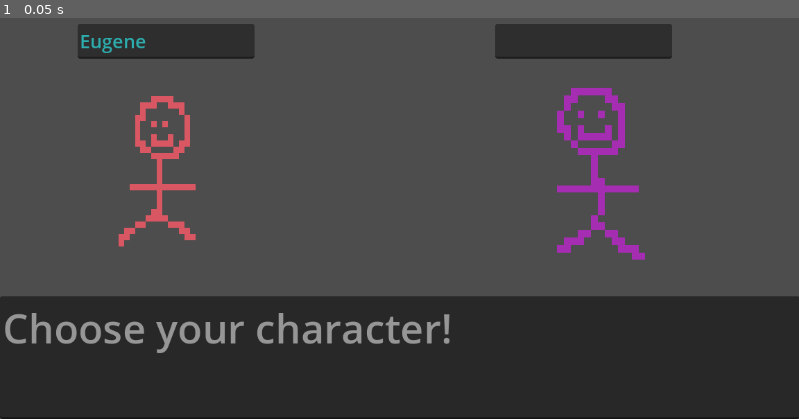
Above: before the commit, frame 1.
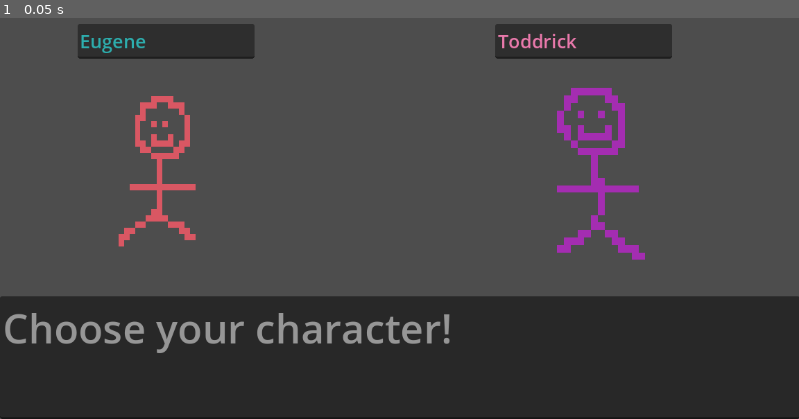
Above: after the commit, the same moment.

Repository: rebornrival/dateOrDieRemaster
Game: Godot game, scene res://scenes/character_select.tscn
The game is run twice, just before and just after one commit, with the same random seed, the same clock (stepped at 60 frames per second) and the same inputs. This scene is started directly instead of the project's main scene.
Inputs:
- Up to frame 1 (0.05 s): no input

The runs differ from the first frame. In frame 1, 0.2% of the frame differs, in the area x 62-73%, y 3-8%.

Commit message:
worked on some code for character select

Diff:
--- a/date-or-die-remaster/scenes/character_select.tscn
+++ b/date-or-die-remaster/scenes/character_select.tscn
@@ -1,9 +1,11 @@
-[gd_scene load_steps=3 format=3 uid="uid://bk1k0x2dcustc"]
+[gd_scene load_steps=4 format=3 uid="uid://bk1k0x2dcustc"]
 
+[ext_resource type="Script" uid="uid://c6s0xeckys0s" path="res://scripts/character_select.gd" id="1_bow2h"]
 [ext_resource type="Texture2D" uid="uid://djc4jndwo1c76" path="res://assets/toddrick.png" id="1_jgus3"]
 [ext_resource type="Texture2D" uid="uid://b8m551bieaiok" path="res://assets/eugene.png" id="2_bow2h"]
 
-[node name="Node2D" type="Node2D"]
+[node name="character_select" type="Node2D"]
+script = ExtResource("1_bow2h")
 
 [node name="TextEdit" type="TextEdit" parent="."]
 offset_top = 471.0
@@ -38,6 +40,16 @@
 offset_bottom = 128.0
 theme_override_font_sizes/font_size = 27
 
+[node name="Label" type="Label" parent="pickToddrick"]
+layout_mode = 0
+offset_left = 4.0
+offset_top = 5.5
+offset_right = 260.0
+offset_bottom = 55.5
+theme_override_colors/font_color = Color(0.9118643, 0.47544938, 0.6717122, 1)
+theme_override_font_sizes/font_size = 27
+text = "Toddrick"
+
 [node name="Toddrick" type="Sprite2D" parent="."]
 texture_filter = 1
 position = Vector2(862, 289)
--- /dev/null
+++ b/date-or-die-remaster/scripts/character_select.gd
@@ -0,0 +1,16 @@
+extends Node2D
+
+var eugene_list = ['Eugene']
+var toddrick_list = ['Toddrick']
+var select = [eugene_list, toddrick_list]
+var text_index = 0
+var current_list = 0
+var typable = false
+
+var current_text = select[current_list][text_index]
+
+# something along the lines of:
+# if you pick Eugene, play You Are Eugene
+# if you pick Toddrick, play You Are Toddrick
+
+# if Eugene typed
Not shown, added: date-or-die-remaster/scripts/character_select.gd.uid
